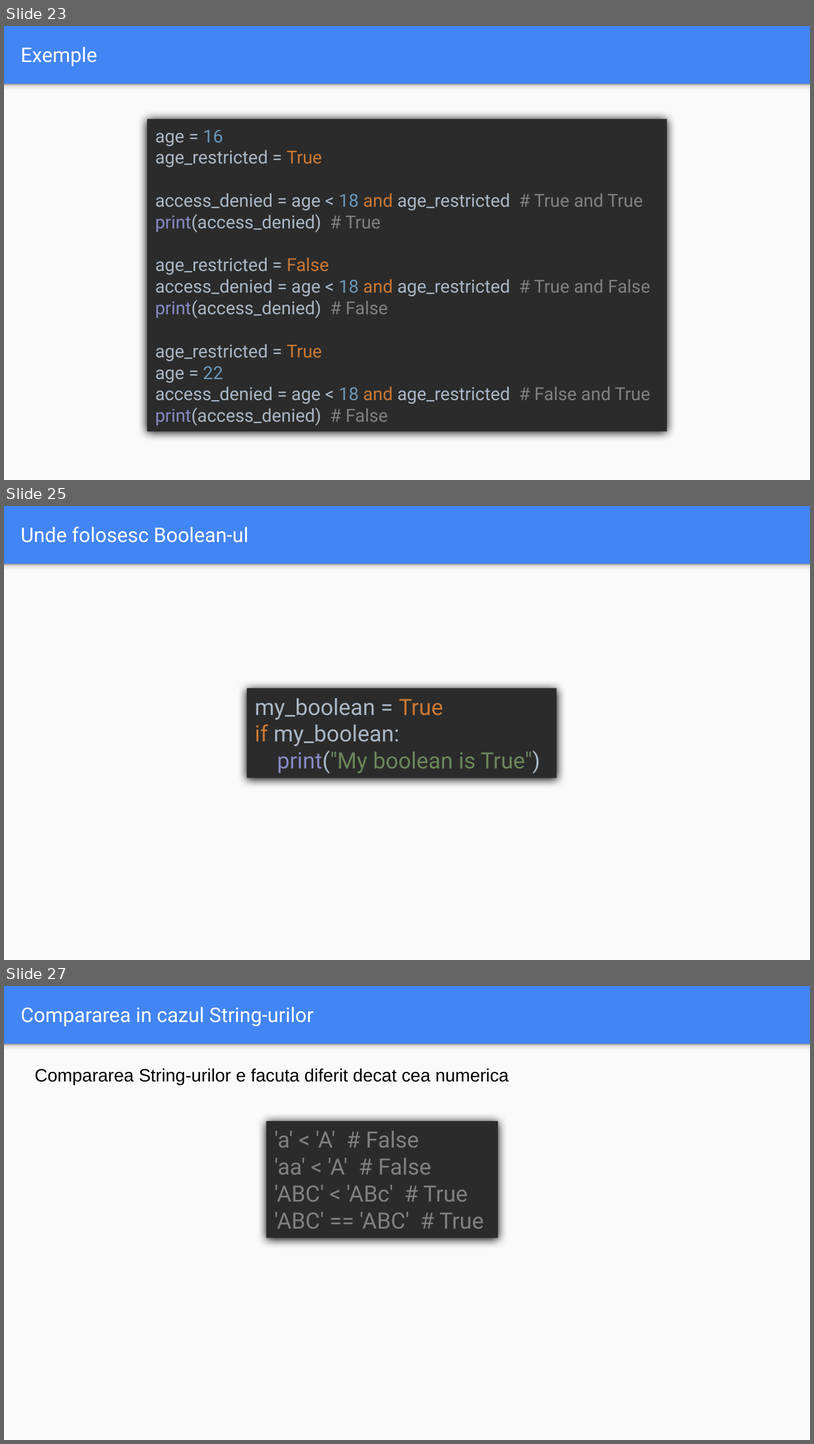
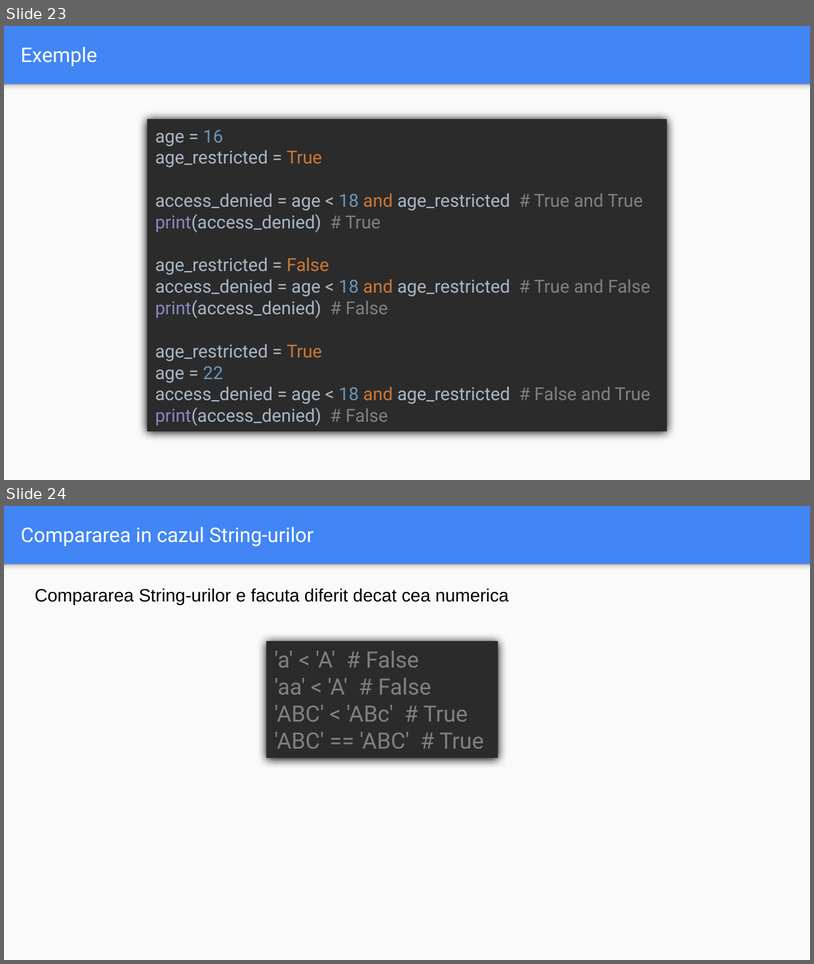
Before and after one commit to mtricolici98/pythonFundamentals, a slide deck: lessons/lesson_two/Seesion 2.pptx. Shown one above the other, each under a label of ours: slides 23, 25 and 27 before the commit, slides 23 and 24 after it; the slides between them are not shown. The pictures are 814x1444 and 814x964 pixels, drawn with LibreOffice and Linux fonts; fonts in the diff are those of the drawing. Boxes give left, top, right and bottom in pixels: in the first picture for what was removed or moved away, otherwise in the second. Text is boxed around its words. In the diff, an @@ line names an element or a change of style, - is before the commit and + after.

```diff
--- a/lessons/lesson_two/Seesion 2.pptx
+++ b/lessons/lesson_two/Seesion 2.pptx
@@ slide 25 removed at [4,506,810,960], background #4285F4; not listed: 2 template elements that a slide beside it also shows @@
@@ title removed at [21,526,249,543] @@
-Unde folosesc Boolean-ul
@@ rectangle removed at [247,688,557,778] @@
-my_boolean = True
-if my_boolean:
-print("My boolean is True")
@@ what was slide 27 is now slide 24 @@
```
Also in this commit, not shown: 2 other slides removed.
